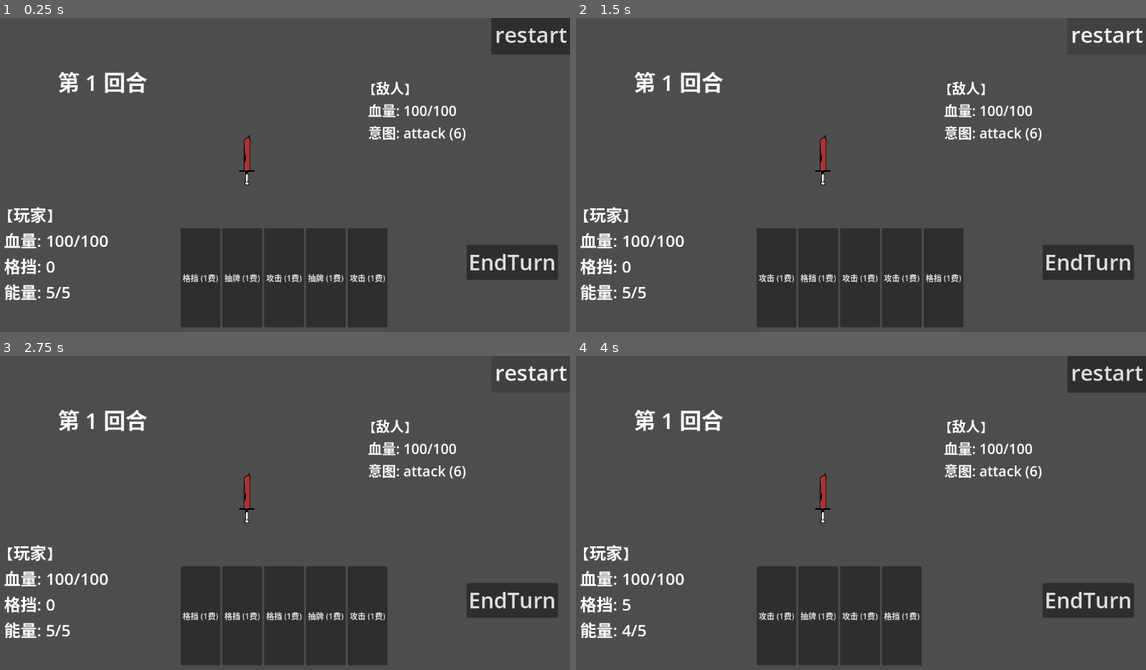
Above: before the commit, frames 1-4 (two rows, left to right).
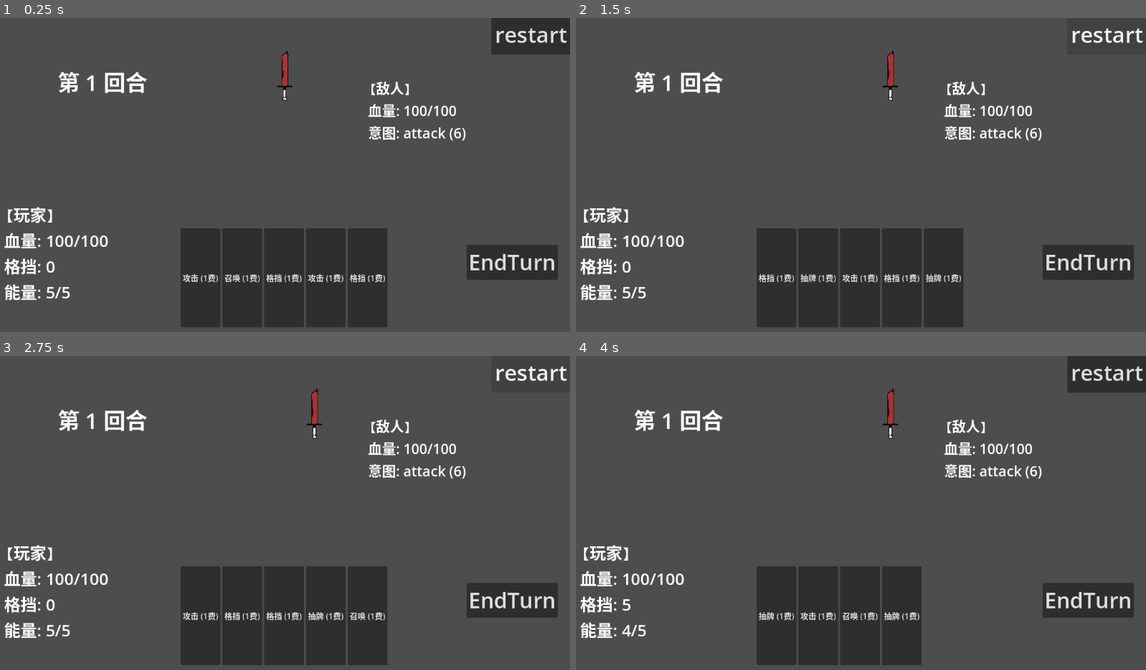
Above: after the commit, the same moments.

Repository: SATTEM/project-X
Game: Godot game, scene res://scenes/game.tscn
Same seed, same stepped clock (60 frames per second), same inputs: the game is played once before the commit and once after it.
Inputs:
- Up to frame 1 (0.25 s): no input
- Up to frame 2 (1.5 s): click "EndTurn" at 0.5 s; click "restart" at 1.25 s
- Up to frame 3 (2.75 s): click "restart" at 2 s
- Up to frame 4 (4 s): click "restart" at 2.75 s; click "格挡 (1费)" at 3.5 s

The runs differ from the first frame. In frame 1, 0.5% of the frame differs, in the area x 32-65%, y 10-85%; in frame 2, 0.5%; in frame 3, 0.4%; in frame 4, 0.5%.

Commit message:
feat: building ally system

Diff:
--- /dev/null
+++ b/assets/card_resources/summon_minion_card.tres
@@ -0,0 +1,13 @@
+[gd_resource type="Resource" script_class="CardResource" format=3 uid="uid://buj81ppbgyxcg"]
+
+[ext_resource type="Script" uid="uid://d3c2mkhicllia" path="res://scripts/effects/effect_resource.gd" id="1_0dxw7"]
+[ext_resource type="Script" uid="uid://bkhjs6impq3th" path="res://scripts/cards/card_resource.gd" id="2_4twpg"]
+[ext_resource type="Resource" uid="uid://dqgl12vgnxxfh" path="res://assets/effect_resources/summon_effect.tres" id="2_dppj7"]
+
+[resource]
+script = ExtResource("2_4twpg")
+card_name = "召唤"
+cost = 1
+effect_resources = Array[ExtResource("1_0dxw7")]([ExtResource("2_dppj7")])
+card_id = "summon_card"
+metadata/_custom_type_script = "uid://bkhjs6impq3th"
--- /dev/null
+++ b/assets/effect_resources/summon_effect.tres
@@ -0,0 +1,8 @@
+[gd_resource type="Resource" script_class="SummonEffect" format=3 uid="uid://dqgl12vgnxxfh"]
+
+[ext_resource type="Script" uid="uid://crfpydshm8fo3" path="res://scripts/effects/concrete_effects/summon_effect.gd" id="1_tggrd"]
+
+[resource]
+script = ExtResource("1_tggrd")
+monster_id = "base"
+metadata/_custom_type_script = "uid://crfpydshm8fo3"
--- a/assets/monster_resources/base.tres
+++ b/assets/monster_resources/base.tres
@@ -17,4 +17,5 @@
 2: 5
 })
 monster_scene = ExtResource("3_3g1we")
+monster_id = "base"
 metadata/_custom_type_script = "uid://23nbt0d0iqwc"
--- a/scripts/characters/character.gd
+++ b/scripts/characters/character.gd
@@ -31,6 +31,8 @@
 		_block = min(block_max, max(0, value))
 		block_changed.emit(self, _block)
 var is_dead: bool = false
+var is_ally: bool = false
+var current_row: GlobalEnums.PositionRow
 
 
 func _ready() -> void:
@@ -46,7 +48,8 @@
 func start_turn() -> void:
 	## 回合逻辑，应该被派生类重写
 	## 重写时，遵循先调用父类逻辑，再调用基类逻辑的顺序(c++ style)
-	# 基类暂无回合逻辑
+	# 清空格挡
+	block = 0
 	return
 
 
--- a/scripts/characters/monsters/base_monster_resource.gd
+++ b/scripts/characters/monsters/base_monster_resource.gd
@@ -8,6 +8,7 @@
 @export var intent_textures: Dictionary[String, Texture2D]
 @export var energy_slots_max: Dictionary[GlobalEnums.Element, int] = {GlobalEnums.Element.WATER: 2}
 @export var monster_scene: PackedScene
+@export var monster_id: String
 
 
 @abstract func create_monster() -> Monster
--- a/scripts/characters/monsters/monster.gd
+++ b/scripts/characters/monsters/monster.gd
@@ -3,13 +3,13 @@
 
 signal intent_changed(type: String, value: int)
 
+var exist_turn: int = 1
 var intent_type: String = "attack"
 var intent_value: int = 0
 var energy_slots: Dictionary[GlobalEnums.Element, int] = {GlobalEnums.Element.WATER: 1}
 var energy_slots_max: Dictionary[GlobalEnums.Element, int]:
 	get:
 		return monster_resource.energy_slots_max
-var is_ally: bool = false
 var monster_resource: MonsterResource
 @onready var intent_icon: Sprite2D = $IntentIcon
 var intent_textures: Dictionary[String, Texture2D]:
@@ -19,10 +19,15 @@
 
 func init() -> void:
 	## 进战初始化
-	for element in energy_slots:
-		energy_slots[element] = energy_slots_max[element]
+	energy_slots = energy_slots_max.duplicate()
 	health = health_max
-	choose_intent(1)
+	# 选择出生位置
+	if is_ally:
+		current_row = GlobalEnums.PositionRow.FRONT
+	else:
+		current_row = GlobalEnums.PositionRow.ENEMY
+
+	choose_intent()
 	# 根据意图切换意图图标
 	var tex = intent_textures.get(intent_type)
 	if tex:
@@ -39,9 +44,10 @@
 	## 执行意图、根据回合数选择意图并广播
 	# 调用父类开始回合逻辑
 	super.start_turn()
+	exist_turn += 1
 	execute_intent()
 	# 选择下一回合的意图
-	choose_intent(BattleManager.turn_count + 1)
+	choose_intent()
 	intent_changed.emit(intent_type, intent_value)
 	# 根据意图切换意图图标
 	var tex = intent_textures.get(intent_type)
@@ -60,9 +66,9 @@
 	return
 
 
-func choose_intent(round_index: int) -> void:
+func choose_intent() -> void:
 	## 选择意图，目前按照固定策略循环，以后要改成按固定牌组循环
-	if round_index % 2 == 1:
+	if exist_turn % 2 == 1:
 		intent_type = "attack"
 		intent_value = 6
 	else:
@@ -73,9 +79,13 @@
 
 func execute_intent() -> void:
 	## 执行意图
+	var target: Character = BattleManager.get_card_target()
+	if not target:
+		# 未找到目标，跳过
+		return
 	if intent_type == "attack" and energy_slots[GlobalEnums.Element.WATER] > 0:
-		BattleManager.player.take_damage(intent_value)
-		print("Player get hitted!")
+		target.take_damage(intent_value)
+		print(name, "attacks ", target.name, "for ", intent_value)
 	elif intent_type == "defend" and energy_slots[GlobalEnums.Element.WATER] > 0:
 		# 添加格挡
 		add_block(intent_value)
--- a/scripts/characters/monsters/monster_library.gd
+++ b/scripts/characters/monsters/monster_library.gd
@@ -26,8 +26,7 @@
 					var file_path = path + file_name
 					var res = load(file_path)
 					if res is BaseMonsterResource:
-						# 用文件名作为ID
-						var id = res.resource_path.get_file().get_basename()
+						var id = res.monster_id
 						_factories[id] = res
 						print("Register monster factory: ", id)
 				file_name = dir.get_next()
--- a/scripts/characters/player.gd
+++ b/scripts/characters/player.gd
@@ -13,12 +13,14 @@
 	## 创建角色时初始化
 	# 初始化卡组
 	init_deck()
+	is_ally = true
 
 
 func battle_init() -> void:
 	## 进战初始化
 	# 临时处理: 进战时才进行角色初始化
 	init()
+	current_row = GlobalEnums.PositionRow.PLAYER
 
 
 func start_turn() -> void:
@@ -37,6 +39,7 @@
 	# 必须是玩家回合才能结束
 	if BattleManager.active_character != self:
 		printerr("Can't end other's turn!")
+		return
 
 	for card in hand:
 		discard_pile.append(card) # 手牌全部扔进弃牌堆
@@ -49,17 +52,20 @@
 
 
 func init_deck() -> void:
-	## 初始化抽牌堆：放入5张攻击牌、3张防御牌、2张抽牌牌
+	## 初始化抽牌堆
 	print("玩家卡组初始化中...")
 	draw_pile.clear()
-	for i in range(5):
+	for i in range(2):
 		var card = CardLibrary.create_card_and_add_to_scene("attack_card", BattleManager.card_container)
 		draw_pile.append(card)
-	for i in range(3):
+	for i in range(2):
 		var card = CardLibrary.create_card_and_add_to_scene("defend_card", BattleManager.card_container)
 		draw_pile.append(card)
 	for i in range(2):
 		var card = CardLibrary.create_card_and_add_to_scene("draw_card", BattleManager.card_container)
+		draw_pile.append(card)
+	for i in range(2):
+		var card = CardLibrary.create_card_and_add_to_scene("summon_card", BattleManager.card_container)
 		draw_pile.append(card)
 	draw_pile.shuffle()
 
@@ -106,17 +112,11 @@
 
 func _input(event):
 	## 处理输入
-	# 忽略无效状态下的入
+	# 忽略无效状态
 	if not BattleManager.is_active or BattleManager.active_character != self:
 		return
 	if event.is_action_pressed("ui_accept"): #按回车键下一个回合
-		# 打出第一张牌
-		play_card(hand[0])
 		end_turn()
-
-	if event.is_action_pressed("ui_focus_next"): #按Tab键模拟加防御
-		print("按下 Tab，增加 5 点格挡")
-		add_block(5)
 
 
 func _reshuffle_discard_to_draw() -> void:
--- a/scripts/effects/concrete_effects/block_effect.gd
+++ b/scripts/effects/concrete_effects/block_effect.gd
@@ -6,4 +6,4 @@
 
 func apply(user: Character, _target: Character) -> void:
 	## 将效果应用到user, target上
-	user.block += base_amount
+	user.add_block(base_amount)
--- a/scripts/effects/concrete_effects/damage_effect.gd
+++ b/scripts/effects/concrete_effects/damage_effect.gd
@@ -6,7 +6,4 @@
 
 func apply(_user: Character, target: Character) -> void:
 	## 受击扣血：先扣格挡值,格挡值减少，若为0则再减少角色血量
-	var retain_amount = max(0, base_amount - target.block)
-	target.block -= base_amount
-	if retain_amount > 0:
-		target.health -= retain_amount
+	target.take_damage(base_amount)
--- /dev/null
+++ b/scripts/effects/concrete_effects/summon_effect.gd
@@ -0,0 +1,12 @@
+class_name SummonEffect
+extends EffectResource
+
+@export var monster_id: String
+
+
+func apply(user: Character, _target: Character) -> void:
+	# 召唤者必须是玩家
+	if not user is Player:
+		printerr("Only player can summon monster!")
+		return
+	BattleManager.summon_minion(monster_id)
--- a/scripts/managers/battle_manager.gd
+++ b/scripts/managers/battle_manager.gd
@@ -11,15 +11,33 @@
 var can_next_turn: bool = false
 var is_active: bool = false
 var card_container: Node2D
-var enemy_container: Node2D
+var position_rows: Dictionary[GlobalEnums.PositionRow, Node2D] = {}
+var max_per_row: Dictionary = {
+	GlobalEnums.PositionRow.PLAYER: 1,
+	GlobalEnums.PositionRow.FRONT: 2,
+	GlobalEnums.PositionRow.ENEMY: 2
+}
+var current_allies_count: int = 0
+var current_enemies_count: int = 0
 
 
 func _ready() -> void:
 	## 初始化战斗管理器
 	card_container = Node2D.new()
 	add_child(card_container)
-	enemy_container = Node2D.new()
-	add_child(enemy_container)
+	for row in GlobalEnums.PositionRow.values():
+		var row_node = Node2D.new()
+		row_node.name = str(row)
+		add_child(row_node)
+		position_rows[row] = row_node
+	# 动态调整行位置
+	_update_rows_position()
+	# 监听窗口大小变化
+	get_tree().root.size_changed.connect(_on_window_resized)
+
+
+func _on_window_resized():
+	_update_rows_position()
 
 
 func _on_card_played(card: Card) -> void:
@@ -27,6 +45,8 @@
 	# 获取卡牌目标
 	var target: Character = get_card_target()
 	# 对目标使用卡牌
+	if not target:
+		return
 	card.play_card_on_target(active_character, target)
 	return
 
@@ -38,10 +58,32 @@
 		return
 	if character == player:
 		print("You died!")
+		battle_over = true
+		end_game()
 	else:
-		print("You win!")
-	battle_over = true
-	end_game()
+		var idx = turn_queue.find(character)
+		if idx != -1:
+			turn_queue.remove_at(idx)
+			if idx <= current_character_index and current_character_index > 0:
+				current_character_index -= 1
+			if character.is_ally:
+				current_allies_count -= 1
+			else:
+				current_enemies_count -= 1
+		if character == active_character:
+			active_character = null
+			if current_character_index >= turn_queue.size():
+				current_character_index = 0
+			can_next_turn = true # 使回合继续
+		# 记录它所在的行，删除节点后需要重排列
+		var dead_row = character.current_row
+		character.queue_free()
+		# 重新排列该行
+		call_deferred("_arrange_row", dead_row)
+
+	if current_enemies_count <= 0:
+		print("You win")
+		battle_over = true
 	return
 
 
@@ -55,11 +97,51 @@
 
 func _process(_delta: float) -> void:
 	## 每一帧检查按帧变化的逻辑标志
-	if can_next_turn:
-		print(active_character.name + "的回合结束")
+	if can_next_turn and not battle_over:
+		if active_character:
+			print(active_character.name + "的回合结束")
 		current_character_index = (current_character_index + 1) % turn_queue.size()
 		can_next_turn = false
+		while (current_character_index < turn_queue.size()
+				and turn_queue[current_character_index].is_dead):
+			turn_queue.remove_at(current_character_index)
+		if turn_queue.is_empty():
+			return
 		start_character_turn(turn_queue[current_character_index])
+
+
+func _update_rows_position():
+	## 更新行节点以及内部节点位置
+	var viewport_size = get_viewport_rect().size
+	var h = viewport_size.y
+	# 设置行节点position.y
+	position_rows[GlobalEnums.PositionRow.ENEMY].position.y = h * 0.2
+	position_rows[GlobalEnums.PositionRow.FRONT].position.y = h * 0.5
+	position_rows[GlobalEnums.PositionRow.PLAYER].position.y = h * 0.8
+
+	# 每一行重新排列子单位
+	for row in GlobalEnums.PositionRow.values():
+		_arrange_row(row)
+
+
+func _arrange_row(row: GlobalEnums.PositionRow):
+	## 重排列某行单位
+	var row_node = position_rows[row]
+	var units: Array[Node2D] = []
+	for child in row_node.get_children():
+		if child is Character and not child.is_dead:
+			units.append(child as Node2D)
+	if units.size() == 0:
+		return
+
+	var viewport_width = get_viewport_rect().size.x
+	var spacing = 120 # 单位间距
+	var total_width = (units.size() - 1) * spacing
+	var start_x = (viewport_width - total_width) / 2.0
+
+	for i in units.size():
+		units[i].position.x = start_x + i * spacing
+		units[i].position.y = 0     # 采用行节点坐标
 
 
 func register_card(card: Card) -> void:
@@ -73,8 +155,18 @@
 	if character is Player:
 		player = character
 		turn_queue.push_front(character)
+	elif character.is_ally:
+		var insert_index = 1
+		for i in range(1, turn_queue.size()):
+			if turn_queue[i].is_ally:
+				insert_index = i + 1
+			else:
+				break
+		turn_queue.insert(insert_index, character)
+		current_allies_count += 1
 	else:
 		turn_queue.push_back(character)
+		current_enemies_count += 1
 	# 角色死亡
 	character.character_died.connect(_on_character_died)
 	# 角色结束回合
@@ -87,33 +179,45 @@
 	## 战斗初始化方法
 	## 注册战斗开始时就存在的玩家、敌人
 	## 并完成对应初始化
-
+	# 清理逻辑
 	turn_queue.clear()      # 清空上局的死人队列
 	battle_over = false     # 重置战斗结束标志
 	turn_count = 0          # 回合数归零重计
 	can_next_turn = false   # 锁住回合流转逻辑
-	# 清理敌人节点
-	for child in enemy_container.get_children():
-		child.queue_free()
-
-	is_active = true
+	current_allies_count = 0
+	current_enemies_count = 0
+	# 清理所有行上的旧单位
+	for row in position_rows:
+		for child in position_rows[row].get_children():
+			child.queue_free()
+
 	# 处理玩家
+	# 将玩家节点移动到PLAYER行下
+	if aPlayer.get_parent():
+		aPlayer.get_parent().remove_child(aPlayer)
 	player = aPlayer
 	player.battle_init()
 	register_character(player)
-	# 处理敌人，挂载到场景树中并注册
+	position_rows[GlobalEnums.PositionRow.PLAYER].add_child(player)
+
+	# 处理敌人，挂载到ENEMY行中并注册
 	for enemy in enemies:
-		enemy_container.add_child(enemy)
+		position_rows[GlobalEnums.PositionRow.ENEMY].add_child(enemy)
 		enemy.init()
-		enemy.position = Vector2(500, 300)
 		register_character(enemy)
+
+	is_active = true
 	current_character_index = 0
+	# 全部注册完后刷新行布局
+	_update_rows_position()
 	start_character_turn(turn_queue[current_character_index])
 	return
 
 
 func start_character_turn(character: Character) -> void:
 	## 开始某个角色的回合，若为玩家则等待输入
+	if battle_over:
+		return
 	active_character = character
 	if character is Player:
 		# 回合数加一
@@ -126,6 +230,33 @@
 		character.end_turn()
 
 
+func summon_minion(monster_id: String) -> bool:
+	## 根据ID召唤一个随从
+	var minion = MonsterLibrary.create_monster(monster_id)
+	if not minion:
+		printerr("Fail to create minion: ", monster_id)
+		return false
+	# 随从固定出生在FRONT行
+	var target_row = GlobalEnums.PositionRow.FRONT
+	var row_node = position_rows[target_row]
+	# 检查该行上限
+	var count_in_row = 0
+	for child in row_node.get_children():
+		if child is Monster and not child.is_dead:
+			count_in_row += 1
+	if count_in_row >= max_per_row[target_row]:
+		print("前排已满，无法召唤")
+		return false
+	# 初始化
+	minion.is_ally = true
+	row_node.add_child(minion)
+	minion.init()
+	register_character(minion)
+	# 重排位置
+	_arrange_row(target_row)
+	return true
+
+
 func reset_battle() -> void:
 	## 重置战斗
 	get_tree().reload_current_scene()
@@ -134,19 +265,40 @@
 
 func get_card_target() -> Character:
 	## 选择卡牌打击对象
-	## 敌人打击玩家，玩家和随从打击敌人
-	if active_character is Player:
-		for chara in turn_queue:
-			if chara is Monster :
-				return chara
-		return player
-	else:
-		if active_character.is_ally:
-			# 随从
-			return player
+	## 玩家和随从打击敌人
+	## 敌人先尝试打击前排，前排没有单位则打击玩家
+	if not active_character:
+		return null
+	var attacker = active_character
+	# 玩家: 在ENEMY或FRONT行找一个活着的敌人
+	# 后续改为玩家自选
+	if attacker is Player:
+		for row in [GlobalEnums.PositionRow.ENEMY, GlobalEnums.PositionRow.FRONT]:
+			for child in position_rows[row].get_children():
+				if child is Monster and not child.is_ally and not child.is_dead:
+					return child
+		return null
+	# 怪物
+	if attacker is Monster:
+		# 己方随从攻击ENEMY行敌人
+		if attacker.is_ally:
+			for child in position_rows[GlobalEnums.PositionRow.ENEMY].get_children():
+				if child is Monster and not child.is_ally and not child.is_dead:
+					return child
+			return null
+
+		# 敌方单位优先攻击FRONT行
 		else:
-			# 敌人
-			return player
+			# 先找FRONT行的友方单位
+			for child in position_rows[GlobalEnums.PositionRow.FRONT].get_children():
+				if child is Monster and child.is_ally and not child.is_dead:
+					return child
+			# 如果前线没人，就打玩家
+			if player and not player.is_dead:
+				return player
+			return null
+
+	return null
 
 
 func end_game() -> void:
--- a/scripts/ui/battle_ui.gd
+++ b/scripts/ui/battle_ui.gd
@@ -110,7 +110,11 @@
 
 		# 当按钮被按下时，执行打牌逻辑
 		btn.pressed.connect(func():
-			if player.is_energy_enough(card.cost) and BattleManager.active_character == player:
+			if (
+					player.is_energy_enough(card.cost)
+					and BattleManager.active_character == player
+					and player.hand.has(card)
+			):
 				player.play_card(card)
 				refresh_all_info() # 打完牌刷新一下
 		)
--- a/scripts/utils/global_enums.gd
+++ b/scripts/utils/global_enums.gd
@@ -9,3 +9,9 @@
 	WATER,
 	SOIL,
 }
+## 站位排列
+enum PositionRow {
+	PLAYER,
+	FRONT,
+	ENEMY,
+}
Not shown, added: scripts/effects/concrete_effects/summon_effect.gd.uid
